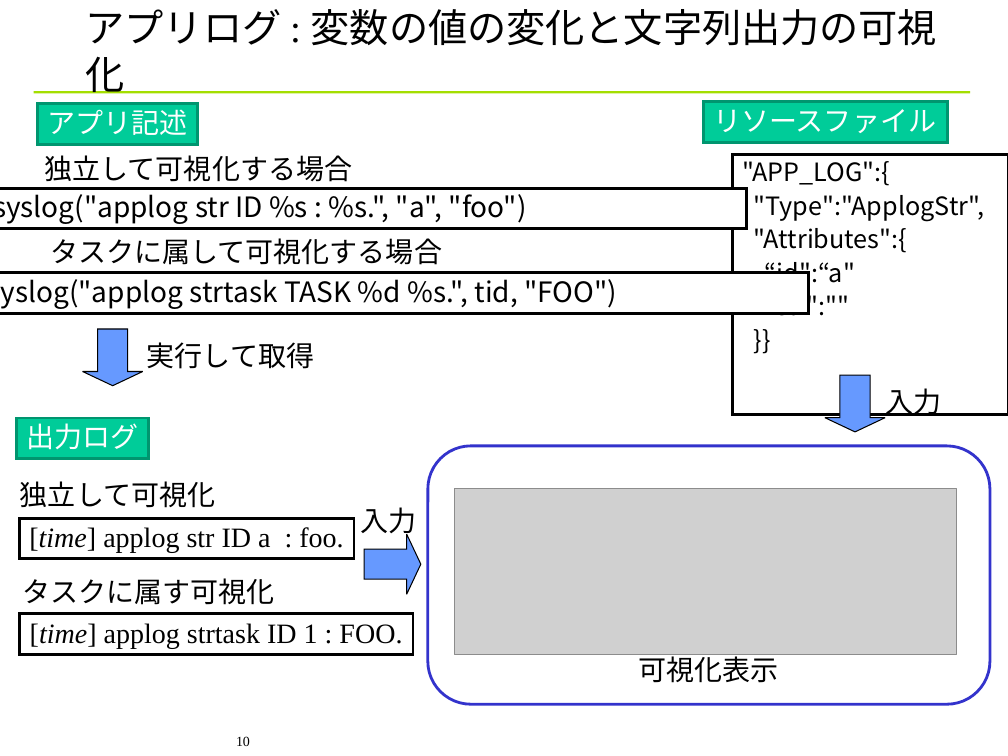
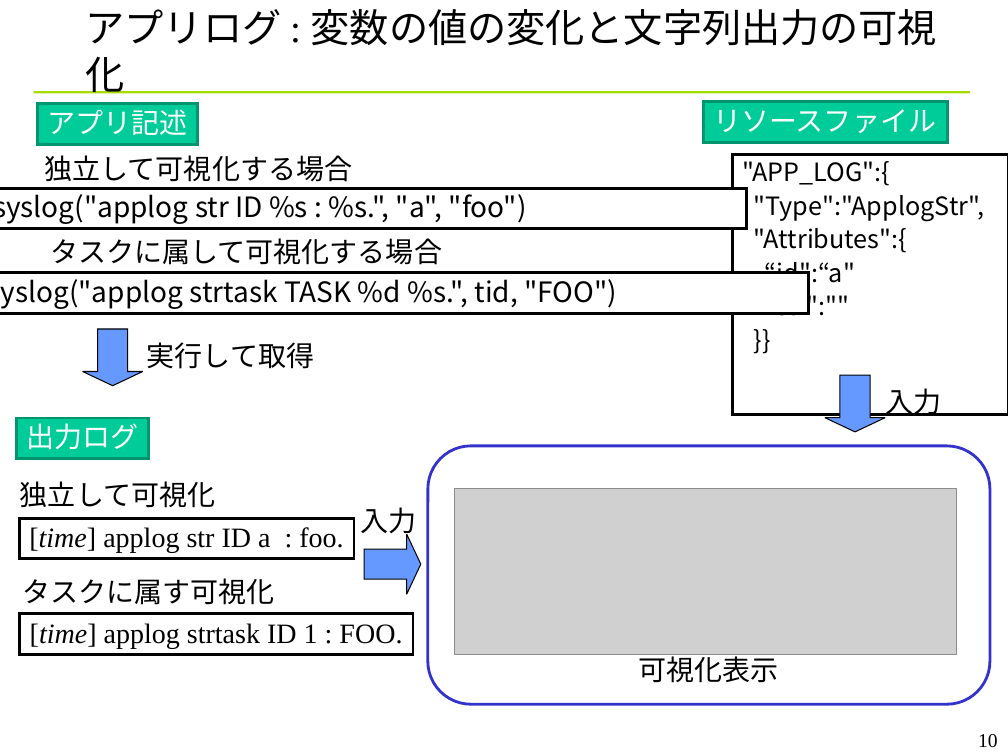
Before and after one commit to YixiaoLi/tlv4mc, a slide deck: slide 10 of doc/phase4/joho_koukankai/ojl-2nd-comm-yanagi.ppt. Drawn at 1008x756 pixels with LibreOffice and Linux fonts; fonts in the diff are those of the drawing; grey boxes stand for pictures; background and template pictures are left out. Boxes give left, top, right and bottom in pixels: in the first picture for what was removed or moved away, otherwise in the second. Text is boxed around its words. In the diff, an @@ line names an element or a change of style, - is before the commit and + after.

```diff
--- a/doc/phase4/joho_koukankai/ojl-2nd-comm-yanagi.ppt
+++ b/doc/phase4/joho_koukankai/ojl-2nd-comm-yanagi.ppt
@@ page number: place and size @@
-page number at (236, 736, 250, 746)
+page number at (978, 734, 998, 748)
@@ page number at (978, 734, 998, 748): size 10 to 14 pt; alignment left to right @@
```
Also in this commit, not shown: 10 other slides changed, 1 other file.
